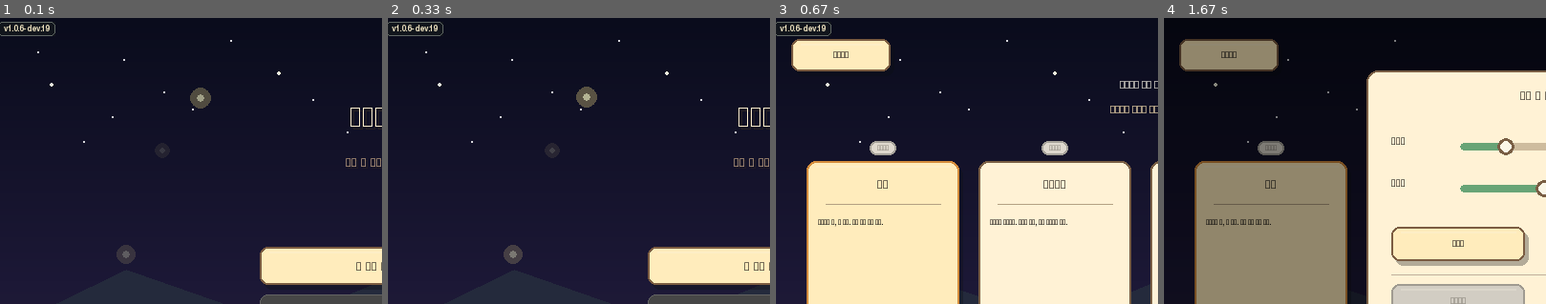
Above: before the commit, frames 1-4 (left to right).
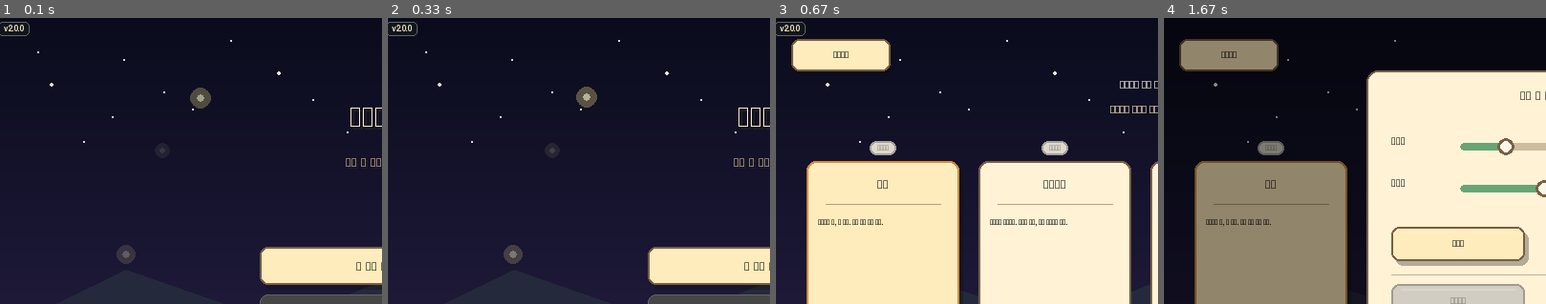
Above: after the commit, the same moments.

Repository: minulx-10/DreamFarm
Game: pygame game, started from main.py
The game is run twice, just before and just after one commit, with the same random seed, the same clock (stepped at 60 frames per second) and the same inputs.
Inputs (mouse positions are % of the whole screen's width and height, from its top left):
- Up to frame 1 (0.1 s): no input
- Up to frame 2 (0.33 s): no input
- Up to frame 3 (0.67 s): click (50, 43) at 0.38 s
- Up to frame 4 (1.67 s): press the mouse at (95, 7) at 0.7 s; move the mouse to (55, 27) at 0.8 s; release the mouse at (14, 47) at 0.93 s; press the mouse at (60, 50) at 1.03 s; move the mouse to (63, 43) at 1.13 s; release the mouse at (66, 36) at 1.27 s; press the mouse at (60, 80) at 1.37 s; move the mouse to (54, 83) at 1.47 s; release the mouse at (48, 86) at 1.6 s
The pictures show only the part of the screen within x 1-51%, y 0-50%; the shares and areas given below are measured in that part.

The runs differ from the first frame. In frame 1, 0.2% of the frame differs, in the area x 2-15%, y 1-7%; in frame 2, 0.2%; in frame 3, 0.2%; in frame 4, nothing differs.

Commit message:
Release: Set version to v2.0.0, update CHANGELOG and HANDOFF

Diff:
--- a/core/version.py
+++ b/core/version.py
@@ -10,7 +10,8 @@
 여기 VERSION은 '안정 채널' 표기용이다. Git 태그 이름이 실제 배포 채널(안정/프리릴리스)을 정한다.
 """
 
-VERSION = "1.0.6-dev.19"
+VERSION = "2.0.0"
+
 
 
 def display_version():
Not shown, changed: CHANGELOG.md
Not shown, changed: HANDOFF.md
